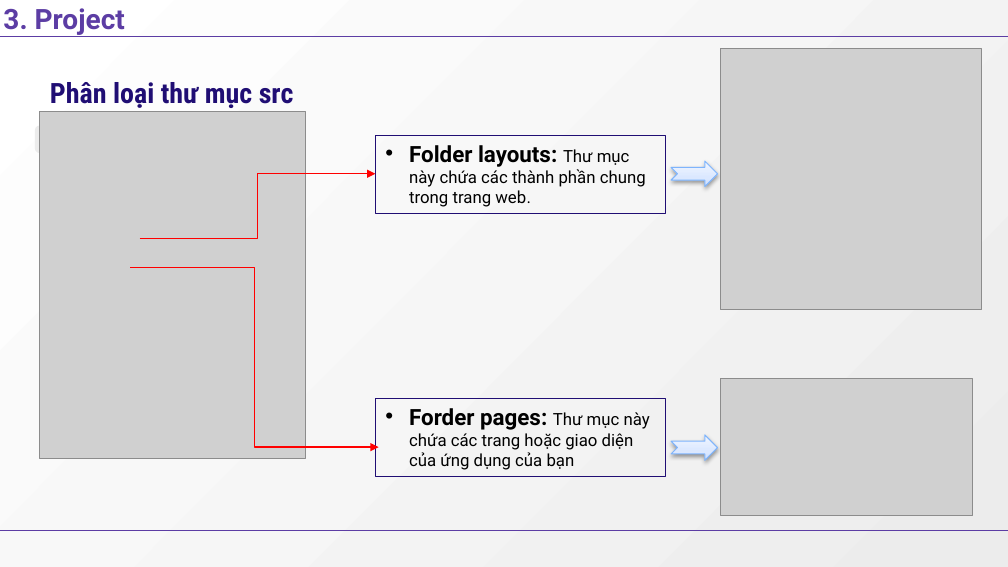
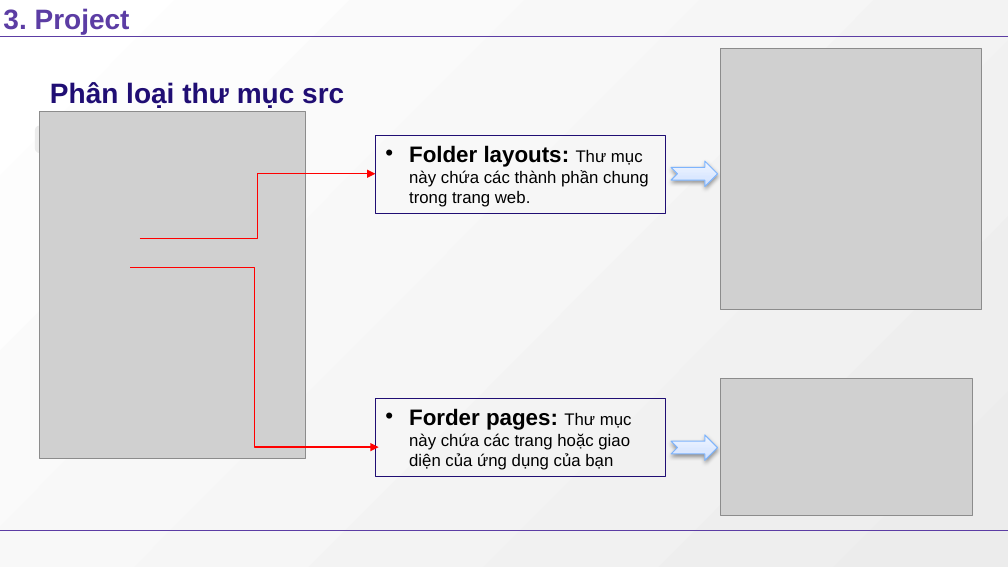
Before and after one commit to MinhMinhVP/tiktok-ui, a slide deck: slide 11 of Document/Small Business Web Site Project Proposal by Slidesgo .pptx. Drawn at 1008x567 pixels with LibreOffice and Linux fonts; fonts in the diff are those of the drawing; grey boxes stand for pictures. Boxes give left, top, right and bottom in pixels: in the first picture for what was removed or moved away, otherwise in the second. Text is boxed around its words. In the diff, an @@ line names an element or a change of style, - is before the commit and + after.

```diff
--- a/Document/Small Business Web Site Project Proposal by Slidesgo .pptx
+++ b/Document/Small Business Web Site Project Proposal by Slidesgo .pptx
@@ title "Phân loại thư mục src" at [50, 82, 344, 108]: font Roboto Condensed to Arial @@
@@ font Roboto to Arial in 3 elements at [3, 8, 130, 34], [375, 398, 665, 476], [375, 135, 665, 213] @@
```
Also in this commit, not shown: 13 other slides changed.
